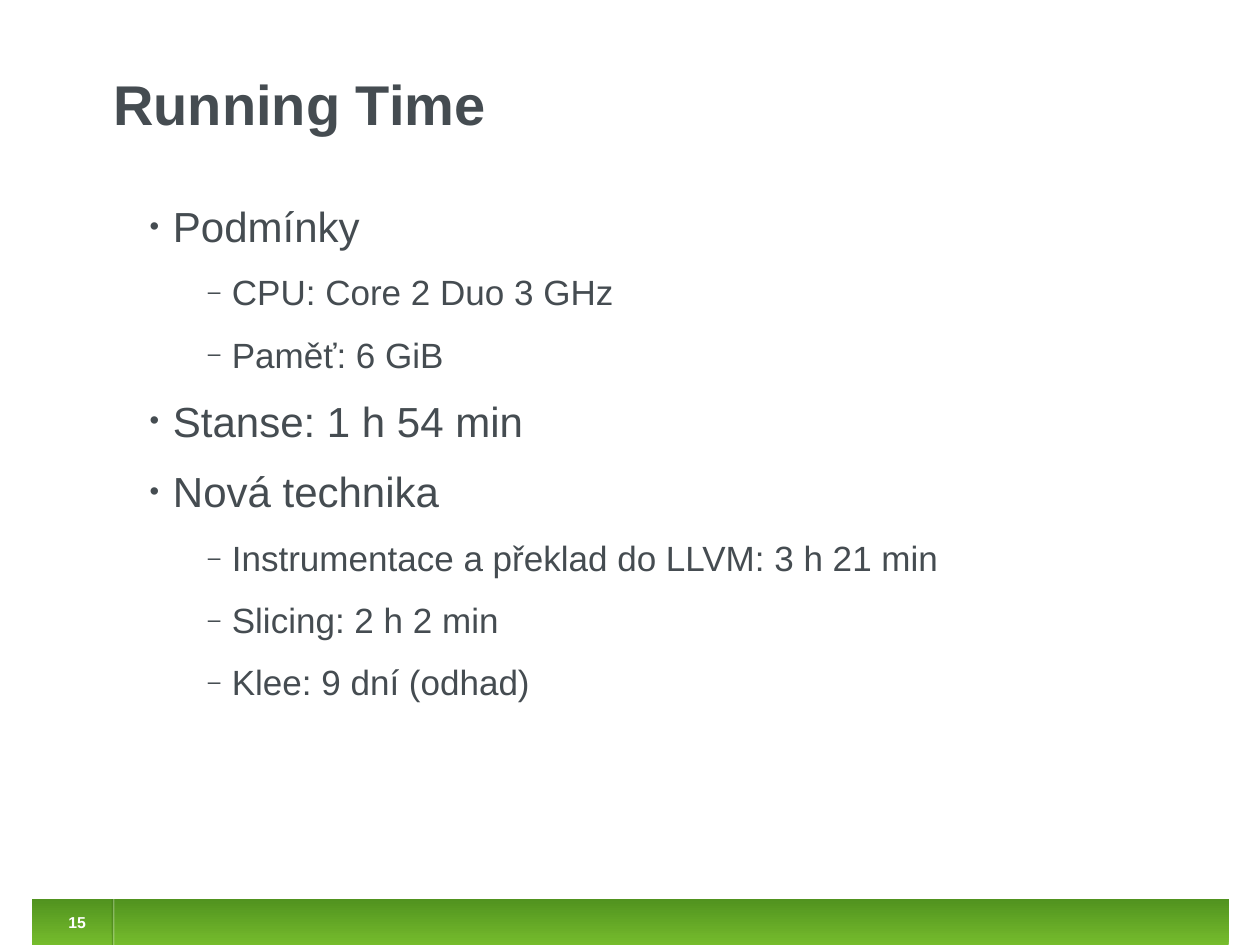
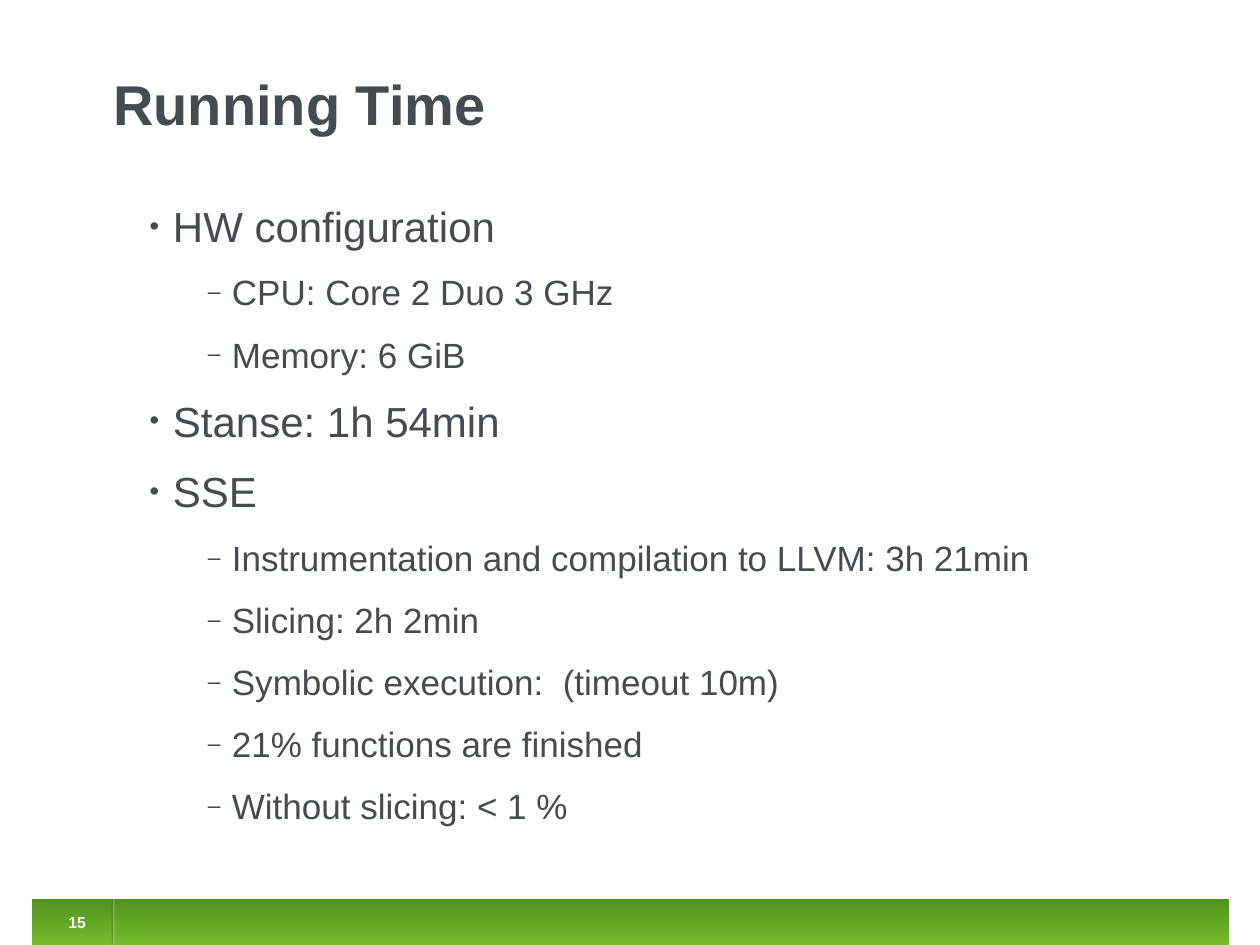
Before and after one commit to jirislaby/writings, a slide deck: slide 15 of presentations/fmics2012.odp. Drawn at 1260x945 pixels with LibreOffice and Linux fonts; fonts in the diff are those of the drawing. Boxes give left, top, right and bottom in pixels: in the first picture for what was removed or moved away, otherwise in the second. Text is boxed around its words. In the diff, an @@ line names an element or a change of style, - is before the commit and + after.

```diff
--- a/presentations/fmics2012.odp
+++ b/presentations/fmics2012.odp
@@ text at (173, 211, 495, 250): text changed @@
-• Podmínky
+• HW configuration
@@ text at (173, 342, 1029, 826): text changed @@
-  ‒ Paměť: 6 GiB
-• Stanse: 1 h 54 min
-• Nová technika
-  ‒ Instrumentace a překlad do LLVM: 3 h 21 min
-  ‒ Slicing: 2 h 2 min
-  ‒ Klee: 9 dní (odhad)
+  ‒ Memory: 6 GiB
+• Stanse: 1h 54min
+• SSE
+  ‒ Instrumentation and compilation to LLVM: 3h 21min
+  ‒ Slicing: 2h 2min
+  ‒ Symbolic execution: (timeout 10m)
+  ‒ 21% functions are finished
+  ‒ Without slicing: < 1 %
```
Also in this commit, not shown: 5 other slides changed, 1 slide added, 2 slides removed.
